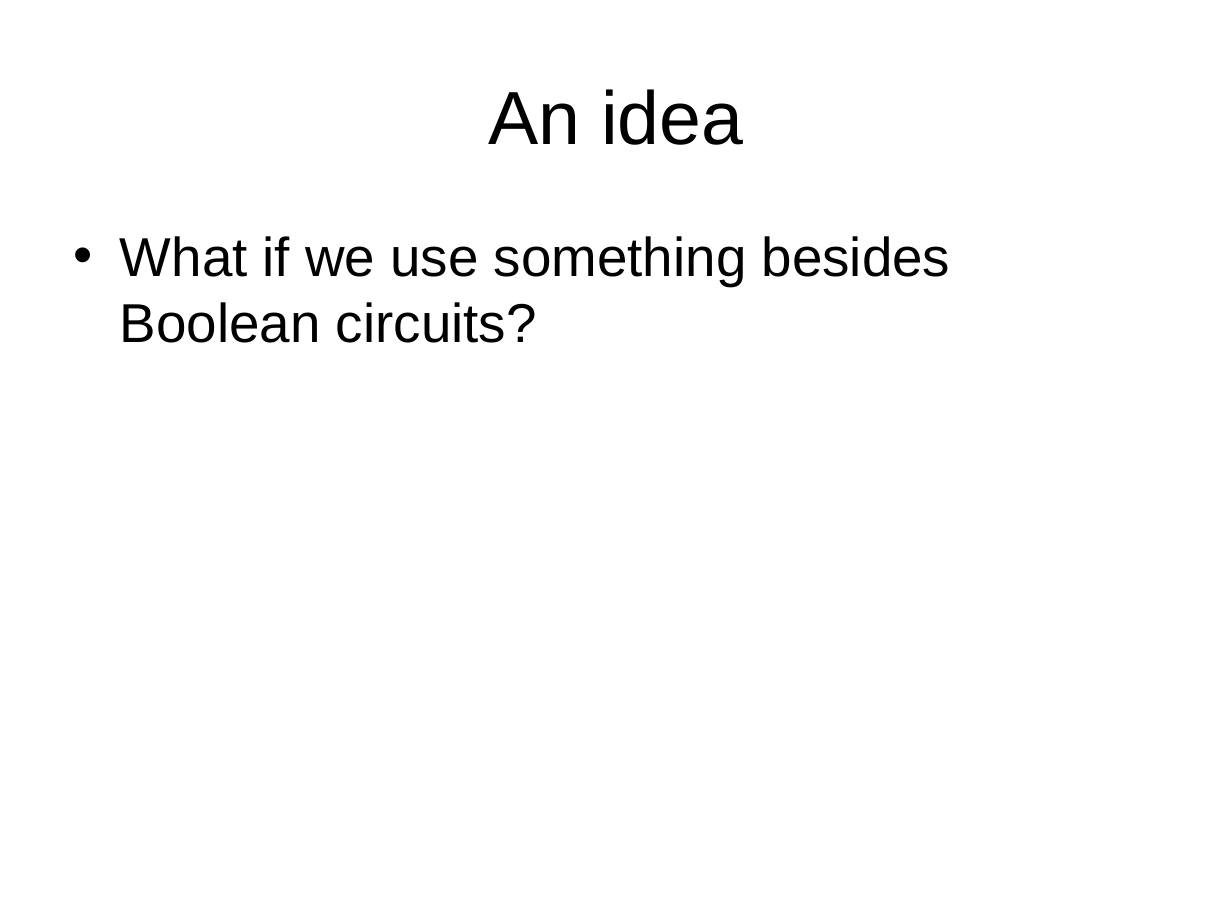
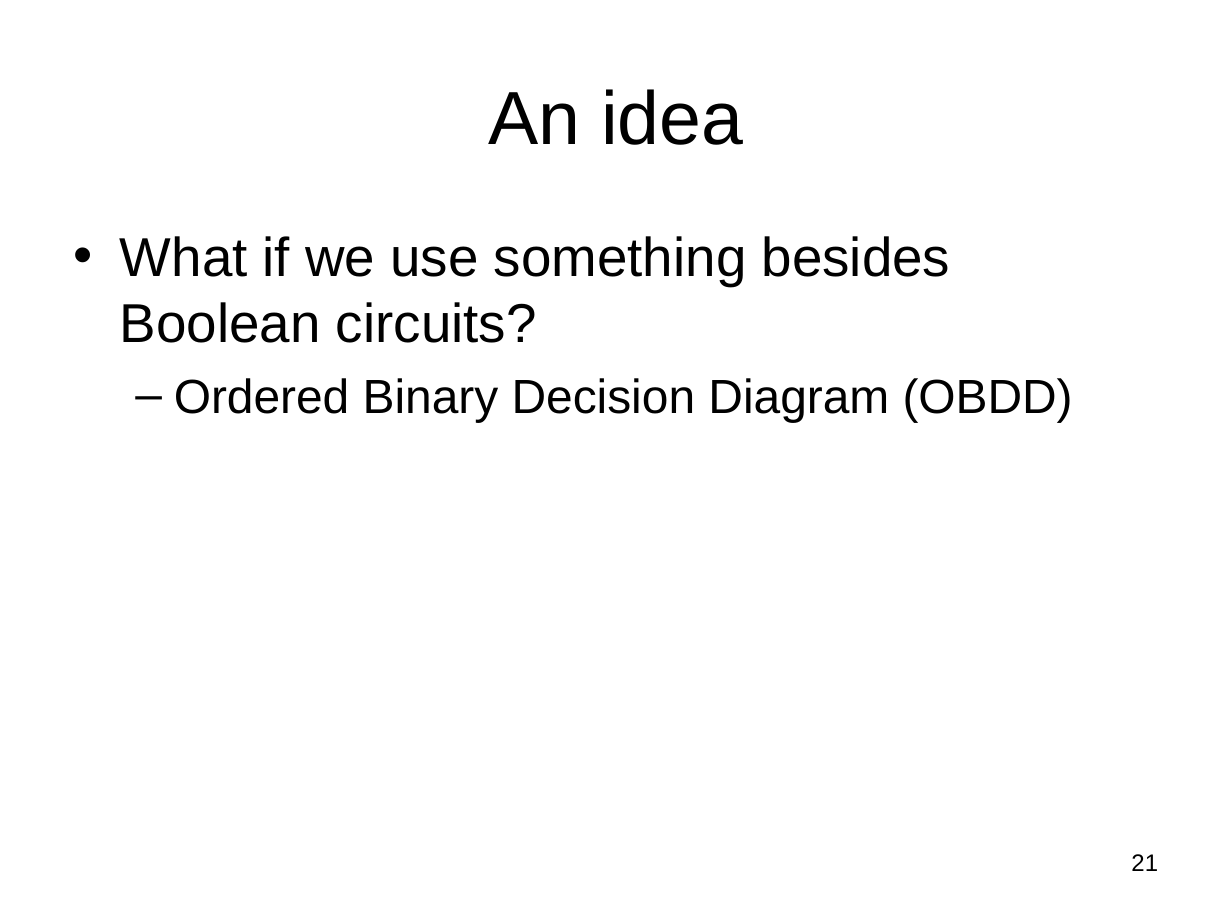
Before and after one commit to lpkruger/sfe-tools, a slide deck: slide 21 of prelim/Prelim-talk.ppt (slide 15 before the commit). Drawn at 1232x924 pixels with LibreOffice and Linux fonts; fonts in the diff are those of the drawing. Boxes give left, top, right and bottom in pixels: in the first picture for what was removed or moved away, otherwise in the second. Text is boxed around its words. In the diff, an @@ line names an element or a change of style, - is before the commit and + after.

Commit message:
fix typo and more work on slides

```diff
--- a/prelim/Prelim-talk.ppt
+++ b/prelim/Prelim-talk.ppt
@@ text at (174, 378, 1073, 422): paragraph added @@
+  – Ordered Binary Decision Diagram (OBDD)
@@ page number added at (1131, 854, 1158, 871), 14 pt, text #000000 @@
+21
```
Also in this commit, not shown: 35 other slides changed, 17 slides added, 3 slides removed, 2 other files.
